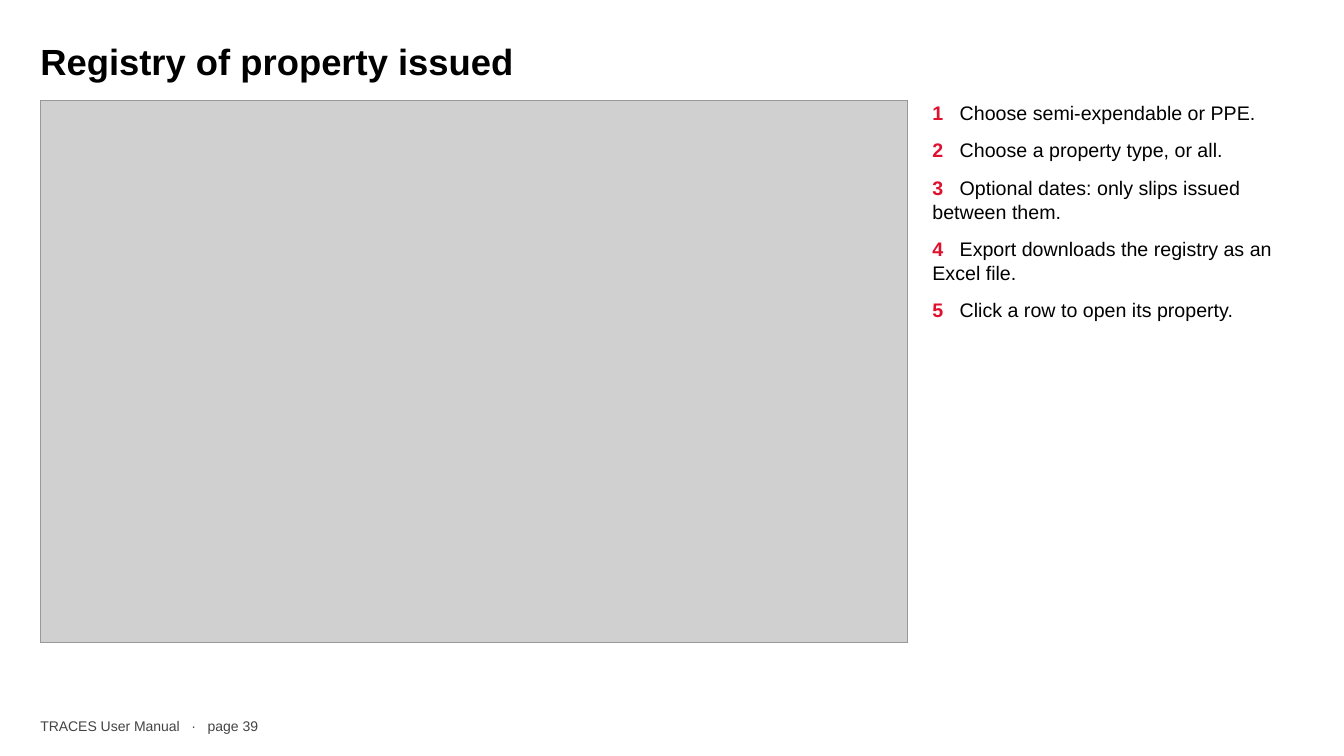
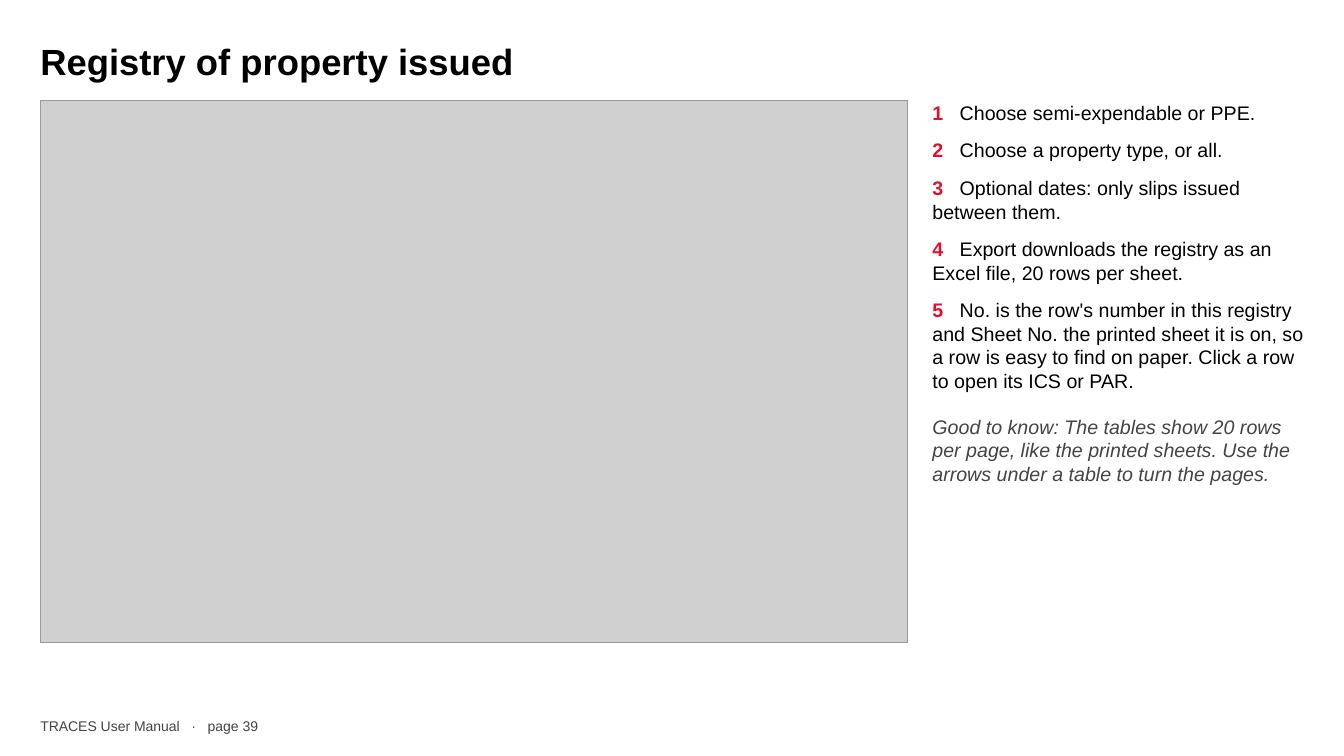
Before and after one commit to joww-seph/traces, a slide deck: slide 39 of docs/TRACES-User-Manual.pptx. Drawn at 1344x756 pixels with LibreOffice and Linux fonts; fonts in the diff are those of the drawing; grey boxes stand for pictures. Boxes give left, top, right and bottom in pixels: in the first picture for what was removed or moved away, otherwise in the second. Text is boxed around its words. In the diff, an @@ line names an element or a change of style, - is before the commit and + after.

```diff
--- a/docs/TRACES-User-Manual.pptx
+++ b/docs/TRACES-User-Manual.pptx
@@ text at box(932, 241, 1303, 485): text changed @@
-4 Export downloads the registry as an Excel file.
-5 Click a row to open its property.
+4 Export downloads the registry as an Excel file, 20 rows per sheet.
+5 No. is the row's number in this registry and Sheet No. the printed sheet it is on, so a row is easy to find on paper. Click a row to open its ICS or PAR.
+Good to know: The tables show 20 rows per page, like the printed sheets. Use the arrows under a table to turn the pages.
```
Also in this commit, not shown: 44 other slides changed, 1 slide added, 6 other files.
